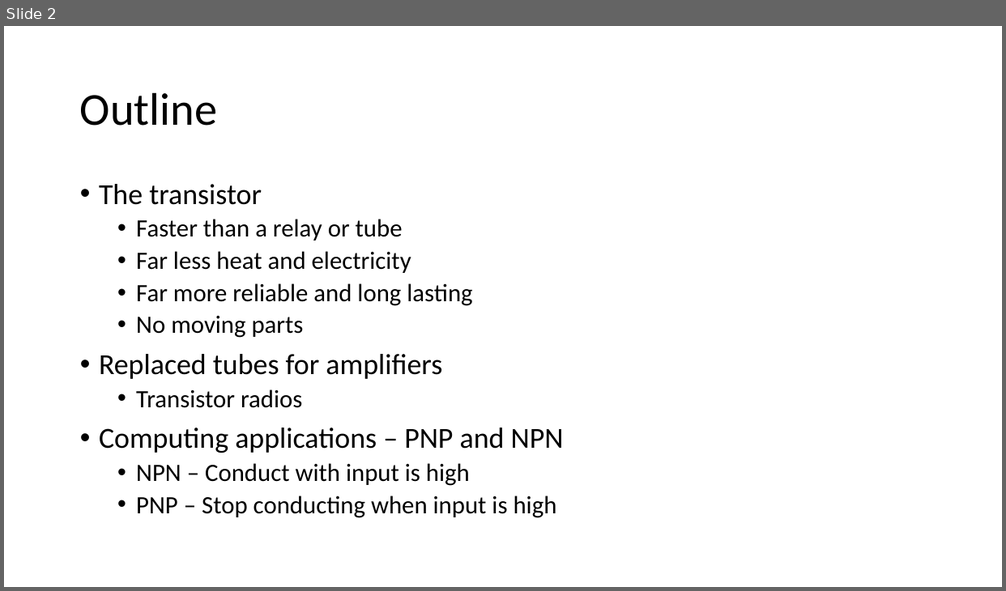
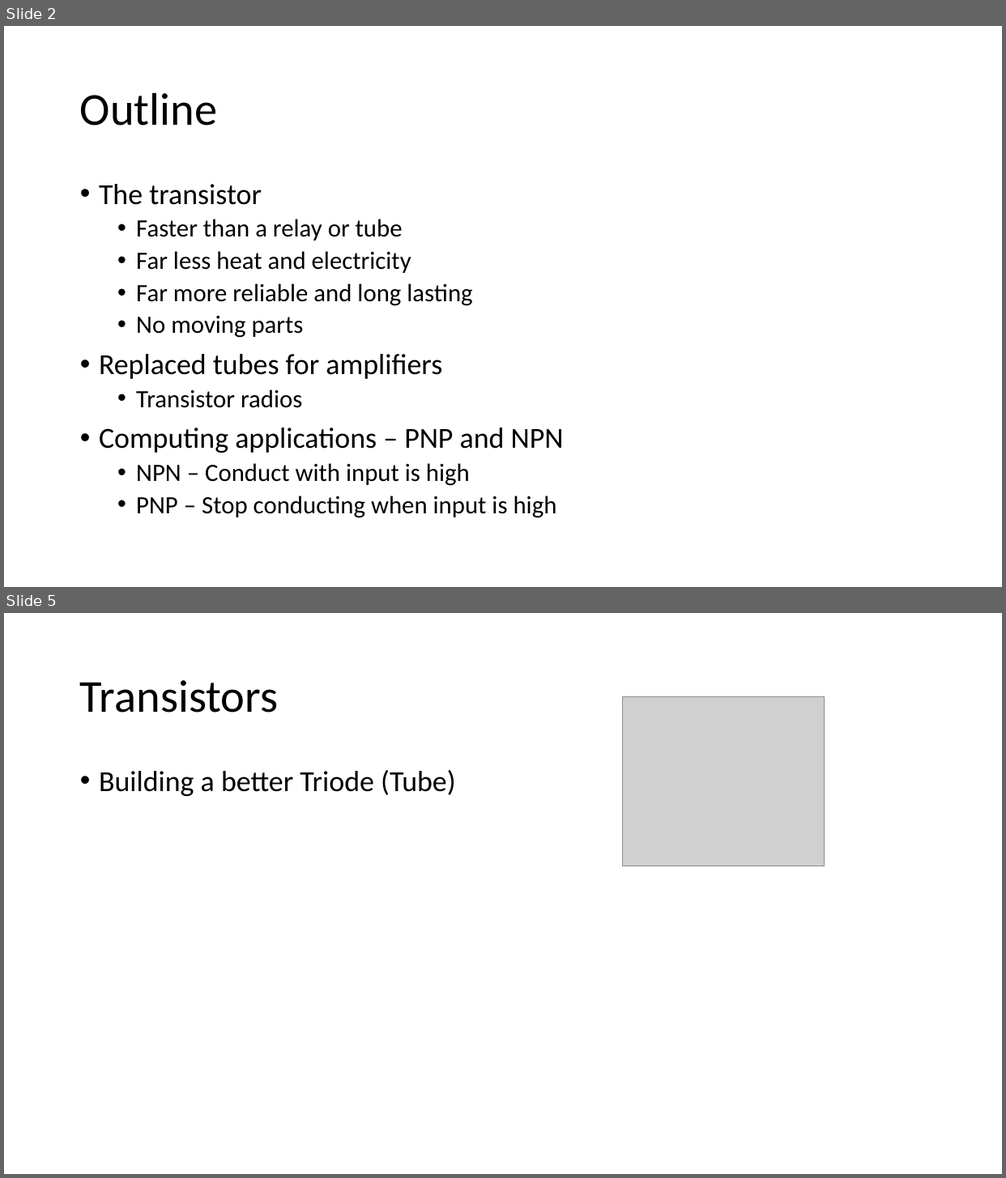
Before and after one commit to csev/ca4e, a slide deck: lectures/02-SolidState.pptx. Shown one above the other, each under a label of ours: slide 2 before the commit, slides 2 and 5 after it; the slides between them are not shown. The pictures are 1006x591 and 1006x1178 pixels, drawn with LibreOffice and Linux fonts; fonts in the diff are those of the drawing; grey boxes stand for pictures. Boxes give left, top, right and bottom in pixels: in the first picture for what was removed or moved away, otherwise in the second. Text is boxed around its words. In the diff, an @@ line names an element or a change of style, - is before the commit and + after.

```diff
--- a/lectures/02-SolidState.pptx
+++ b/lectures/02-SolidState.pptx
@@ slide 5 added at bbox=[4, 613, 1002, 1174], background #FFFFFF @@
@@ title added at bbox=[80, 680, 279, 713], 44 pt, text #000000 @@
+Transistors
@@ picture added at bbox=[622, 697, 825, 866] @@
@@ text added at bbox=[99, 770, 456, 796], 28 pt, text #000000 @@
+• Building a better Triode (Tube)
```
Also in this commit, not shown: 3 other slides added, 6 other files.
